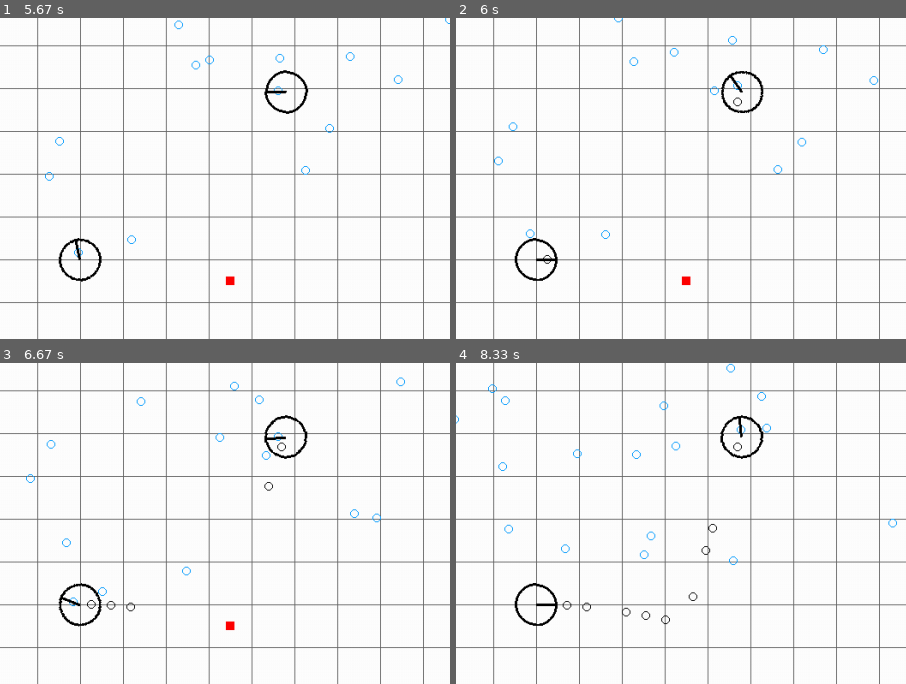
Above: before the commit, frames 1-4 (two rows, left to right).
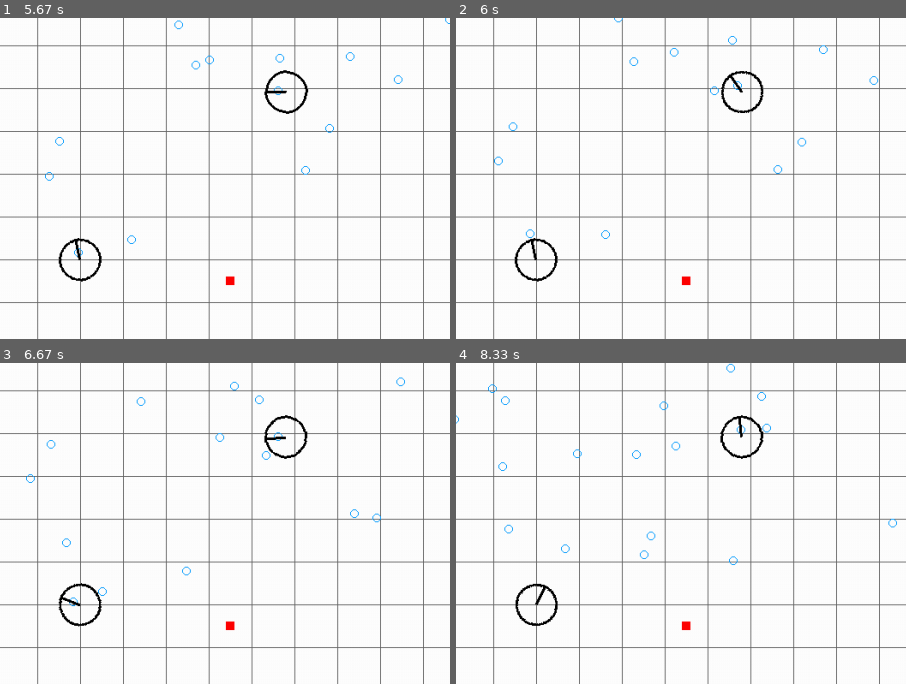
Above: after the commit, the same moments.

Repository: MichaelLesirge/intermediate-programming-class
Game: pygame game, started from pygame/targetting.py
The game is run twice, just before and just after one commit, with the same random seed, the same clock (stepped at 60 frames per second) and the same inputs.
Inputs (mouse positions are % of the whole screen's width and height, from its top left):
- Up to frame 1 (5.67 s): click (50, 50) at 0.38 s; click (19, 74) at 0.72 s; click (87, 85) at 1.05 s; right-click (51, 61) at 1.38 s; click (47, 33) at 1.72 s; click (70, 42) at 2.05 s; click (81, 48) at 2.38 s; click (19, 37) at 2.72 s; click (73, 25) at 3.05 s; click (21, 44) at 3.38 s; click (77, 61) at 3.72 s; click (19, 56) at 4.05 s; click (85, 49) at 4.38 s; click (68, 83) at 4.72 s; tap T at 5.07, 5.37 s; click (44, 20) at 5.08 s; click (25, 67) at 5.55 s
- Up to frame 2 (6 s): click (13, 32) at 5.88 s
- Up to frame 3 (6.67 s): click (39, 80) at 6.22 s; click (13, 81) at 6.55 s
- Up to frame 4 (8.33 s): click (18, 53) at 6.88 s; click (39, 64) at 7.22 s; click (59, 41) at 7.55 s; click (68, 56) at 7.88 s; click (48, 29) at 8.22 s
The pictures show only the part of the screen within x 20-70%, y 49-99%; the shares and areas given below are measured in that part.

Frame 1 is identical in both runs. In frame 2, 0.3% of the frame differs, in the area x 12-64%, y 24-83%; in frame 3, 0.1%; in frame 4, 0.6%, in the area x 12-64%, y 24-84%.

Commit message:
change default setting

Diff:
--- a/pygame/targetting.py
+++ b/pygame/targetting.py
@@ -22,7 +22,7 @@
 
     DRAW_GRID = True
 
-    AUTO_FIRE_MODE = True
+    AUTO_FIRE_MODE = False
 
     AIM_ASSIST_START = True
     HIGH_ARK_MODE = False
